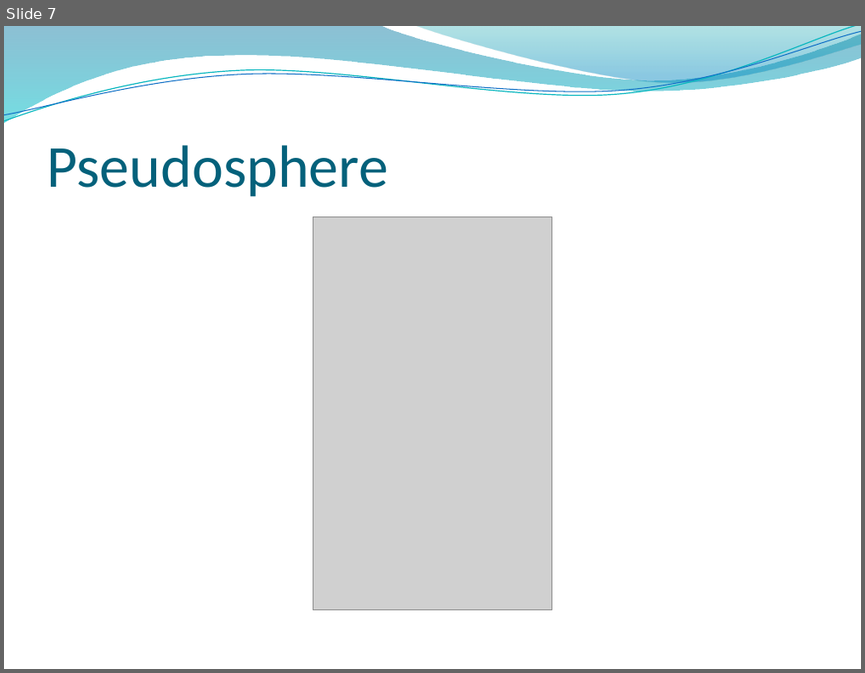
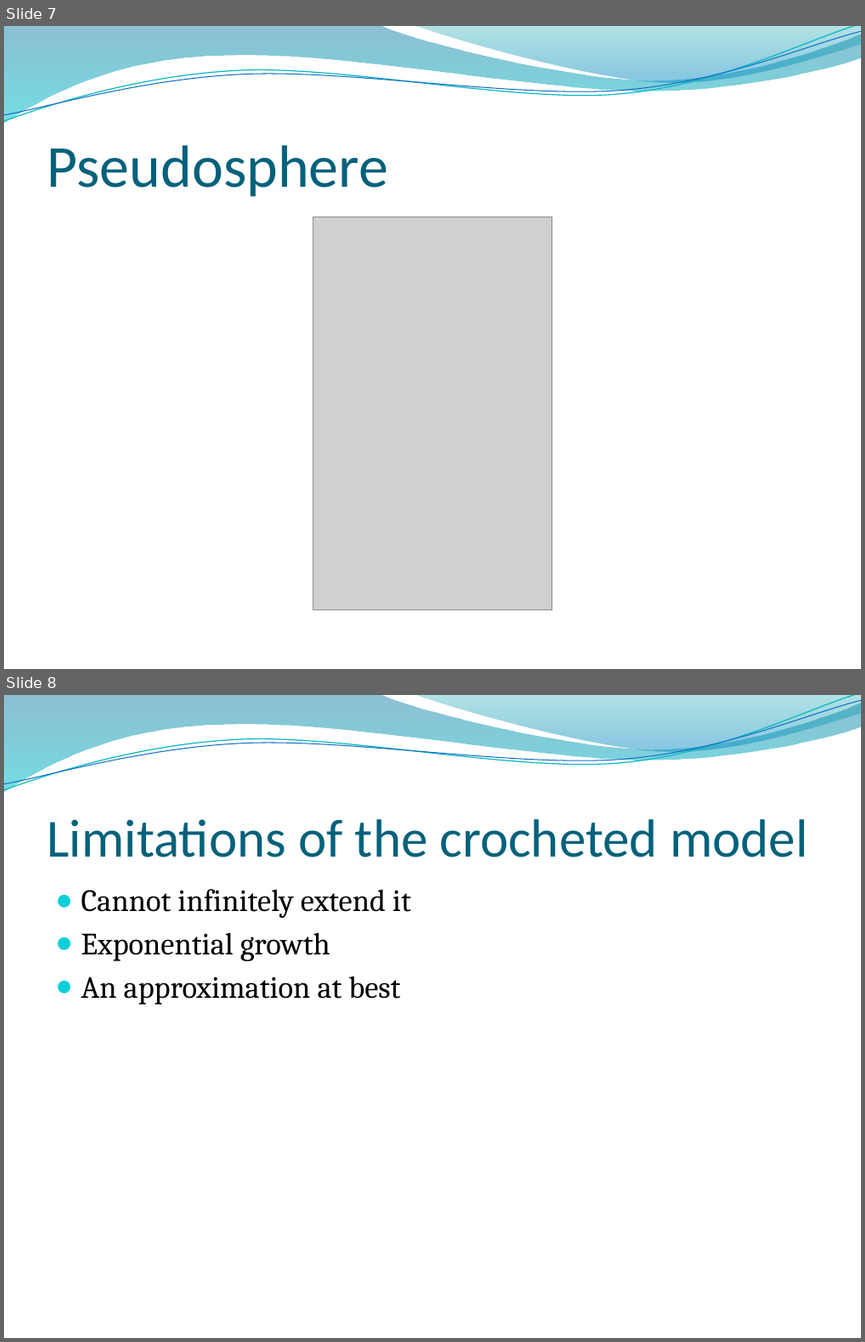
Before and after one commit to velociraptors/math361, a slide deck: hplanes.pptx. Shown one above the other, each under a label of ours: slide 7 before the commit, slides 7 and 8 after it. The pictures are 865x673 and 865x1342 pixels, drawn with LibreOffice and Linux fonts; fonts in the diff are those of the drawing; grey boxes stand for pictures; background and template pictures are left out. Boxes give left, top, right and bottom in pixels: in the first picture for what was removed or moved away, otherwise in the second. Text is boxed around its words. In the diff, an @@ line names an element or a change of style, - is before the commit and + after.

Commit message:
limitations

```diff
--- a/hplanes.pptx
+++ b/hplanes.pptx
@@ slide 8 added at bbox=[4, 695, 861, 1338], background picture (left out); not listed: 4 template elements that a slide beside it also shows @@
@@ title added at bbox=[46, 819, 807, 857], 45 pt, text #04617B @@
+Limitations of the crocheted model
@@ text added at bbox=[81, 889, 411, 1004], 26 pt, text #000000 @@
+● Cannot infinitely extend it
+● Exponential growth
+● An approximation at best
```
